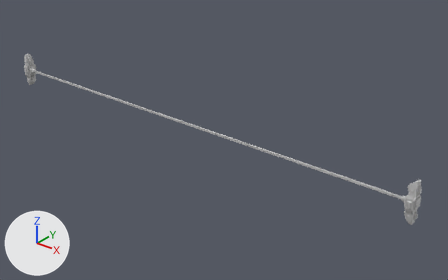
Renders of the FBX model TruthAboutAda/Assets/Models/MM_GPE_CreepHolderRail.fbx from each side of a commit.
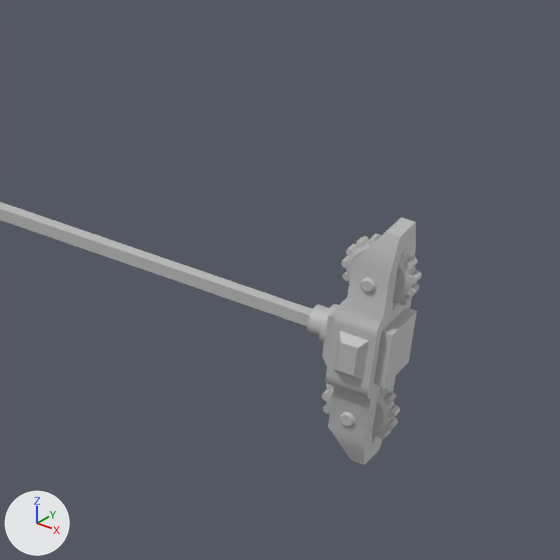
The first picture shows the older version from a 50 mm camera at (0.201, -0.214, 0.14) aimed at (0.021, 0.011, 0.0). The close-ups show both versions on the part from 77% to 100% of the width and 50% to 87% of the height of that picture; other places that the commit changed are outside them. The lights are fixed; the arrows at lower left show +X, +Y and +Z. Where no turn or scale is listed for an object, it has been applied to the vertices. Vertices at the same position are counted once.

Names of what the first close-up shows: 'body', 'cog', 'cog1', 'rail_object', 'square'.
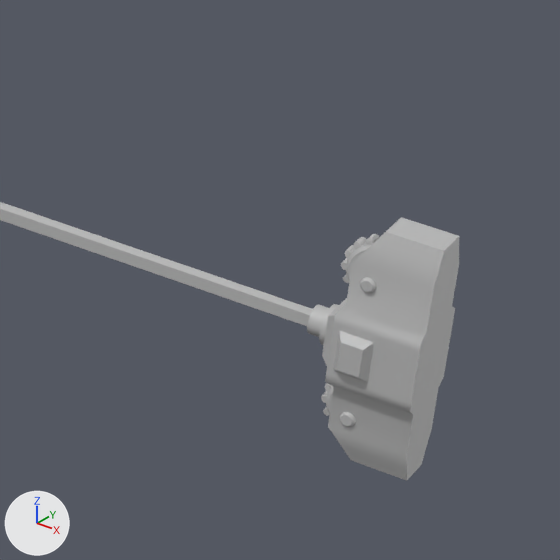
Where the change shows, as pixel boxes (x1, y1, x2, y2) in the close-ups (560 x 560 px):
'body', reshaped (47% wider, 6% taller): before (325, 217, 416, 465); after (325, 217, 459, 481)
'cog', turned: before (341, 234, 421, 310); after (341, 234, 380, 283)
'cog1', turned: before (322, 383, 400, 443); after (321, 383, 334, 416)
'square', unchanged, covered by the edit: before (322, 298, 417, 387); after (322, 298, 347, 366)

Edits to the bpy script that builds the scene:
```text
Change me_mesh_006:
    used by ob_body; location = (0.0, -0.0107, -0.0005)
    remove me_mesh_006.from_pydata(...)  # 128 vertices, 126 faces; spans x 0.1248..0.1281, y 0.0068..0.0145, z -0.0004..0.0193
    add me_mesh_006.from_pydata(...)  # 130 vertices, 127 faces; spans x 0.1248..0.1315, y 0.0068..0.0145, z -0.0004..0.0193
    me_mesh_006 part 1
    5 faces are deleted
    46 vertices in x 0.1281, y 0.0075..0.0138, z -0.0004..0.0193 move by (0.0034, 0.0, 0.0)
    4 vertices in x 0.1271..0.1276, y 0.0068..0.0075, z 0.0078..0.0112 move by (0.0004, 0.0, 0.0)
    2 vertices are added at (0.1315, 0.0138, 0.0072), (0.1315, 0.0138, 0.0117)
    6 new faces join them
Change ob_cog:
    ob_cog.rotation_euler: (0.0, 0.0, 0.0) -> (0.0, 0.0, -2.031)  # degrees (0, 0, 0) -> degrees (0, 0, -116)
Change ob_cog1:
    ob_cog1.rotation_euler: (0.0, 0.0, 0.0) -> (0.0, 0.0, -2.031)  # degrees (0, 0, 0) -> degrees (0, 0, -116)
```
